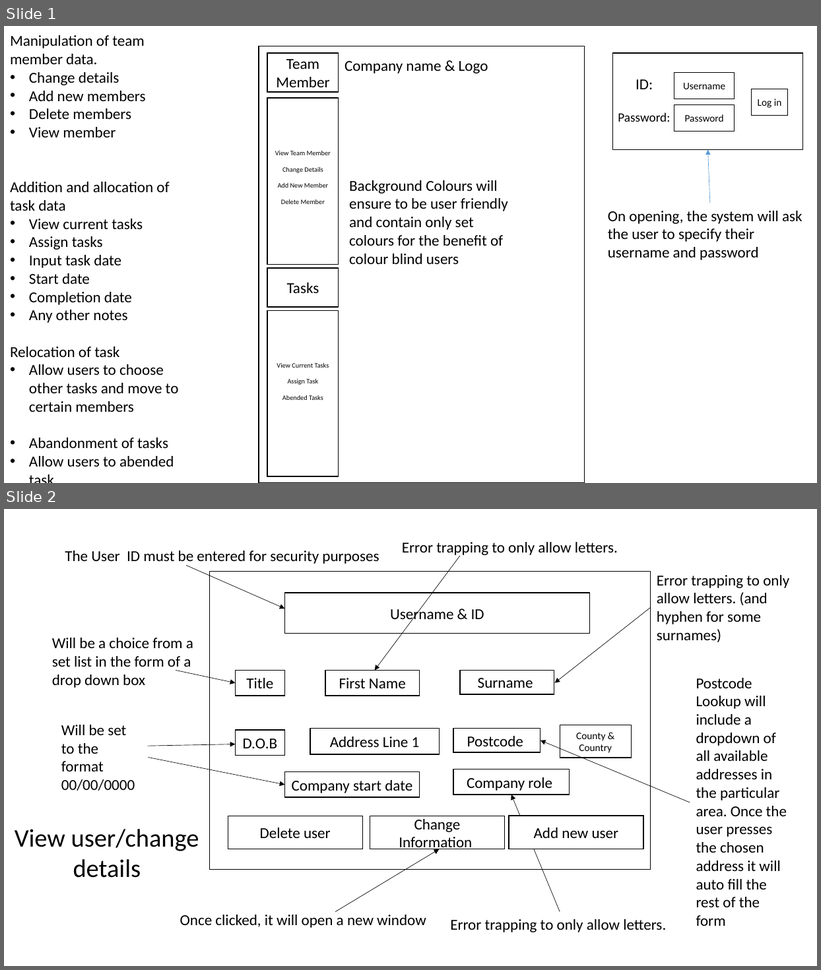
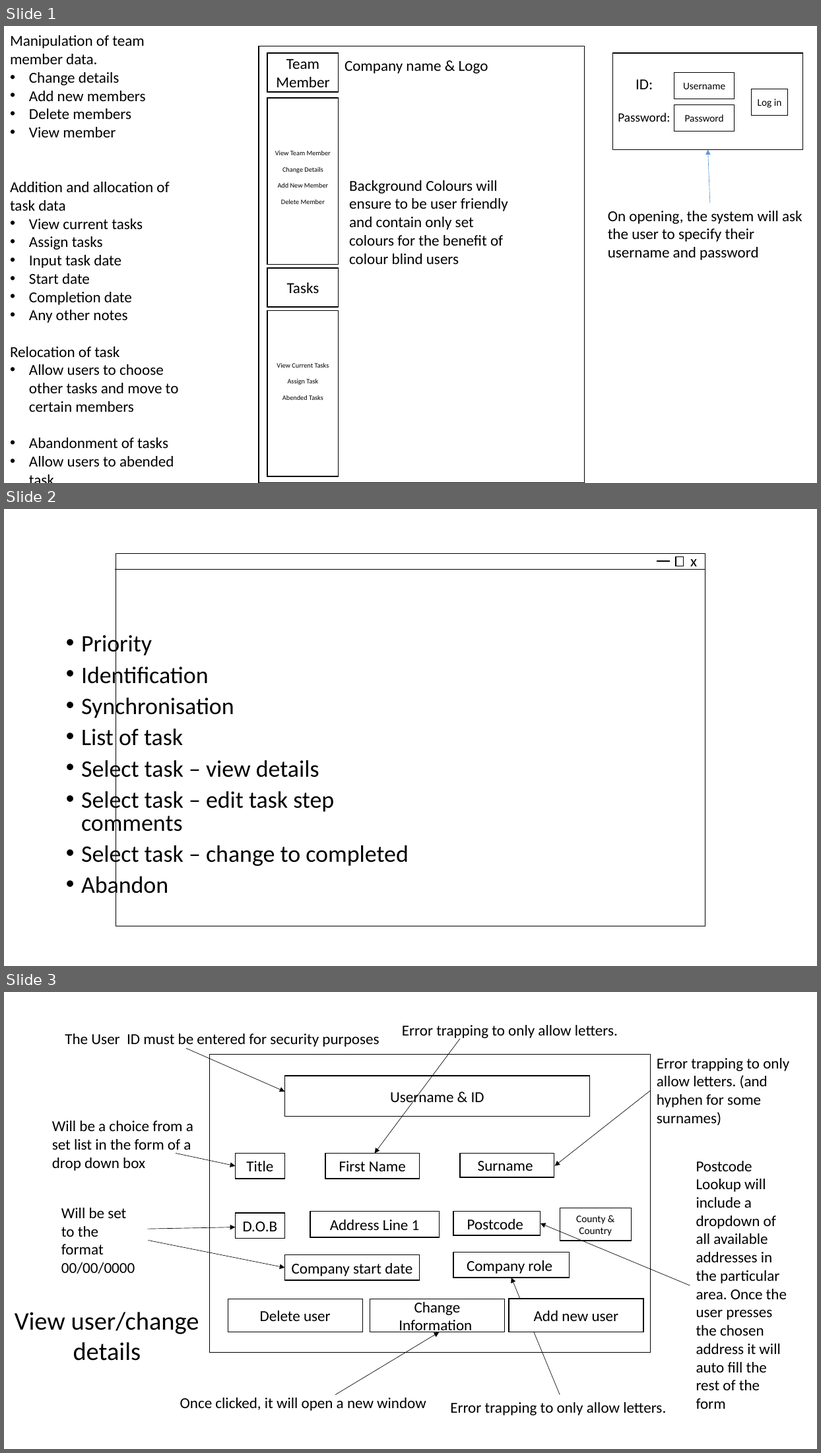
Before and after one commit to gea6/Group-03, a slide deck: docs/Project Design/Wesbite Design/Group Project - html design.pptx. Shown one above the other, each under a label of ours: slides 1 and 2 before the commit, slides 1, 2 and 3 after it. The pictures are 821x970 and 821x1453 pixels, drawn with LibreOffice and Linux fonts; fonts in the diff are those of the drawing. Boxes give left, top, right and bottom in pixels: in the first picture for what was removed or moved away, otherwise in the second. Text is boxed around its words. In the diff, an @@ line names an element or a change of style, - is before the commit and + after.

```diff
--- a/docs/Project Design/Wesbite Design/Group Project - html design.pptx
+++ b/docs/Project Design/Wesbite Design/Group Project - html design.pptx
@@ slide 2 added at <box>4,509,817,966</box>, background #FFFFFF @@
@@ rectangle added at <box>116,553,706,926</box>, fill #FFFFFF, outline #000000 1 pt @@
@@ line added from (657, 561) to (670, 561), #000000 1.5 pt @@
@@ rectangle added at <box>677,557,684,566</box>, fill #FFFFFF, outline #000000 1 pt @@
@@ text added at <box>690,559,697,570</box>, 18 pt, text #000000 @@
+x
@@ line added from (115, 569) to (706, 569), #000000 0.5 pt @@
@@ text added at <box>81,632,409,900</box>, 28 pt, text #000000 @@
+• Priority
+• Identification
+• Synchronisation
+• List of task
+• Select task – view details
+• Select task – edit task step comments
+• Select task – change to completed
+• Abandon
@@ what was slide 2 is now slide 3 @@
```
Also in this commit, not shown: 2 other files.
